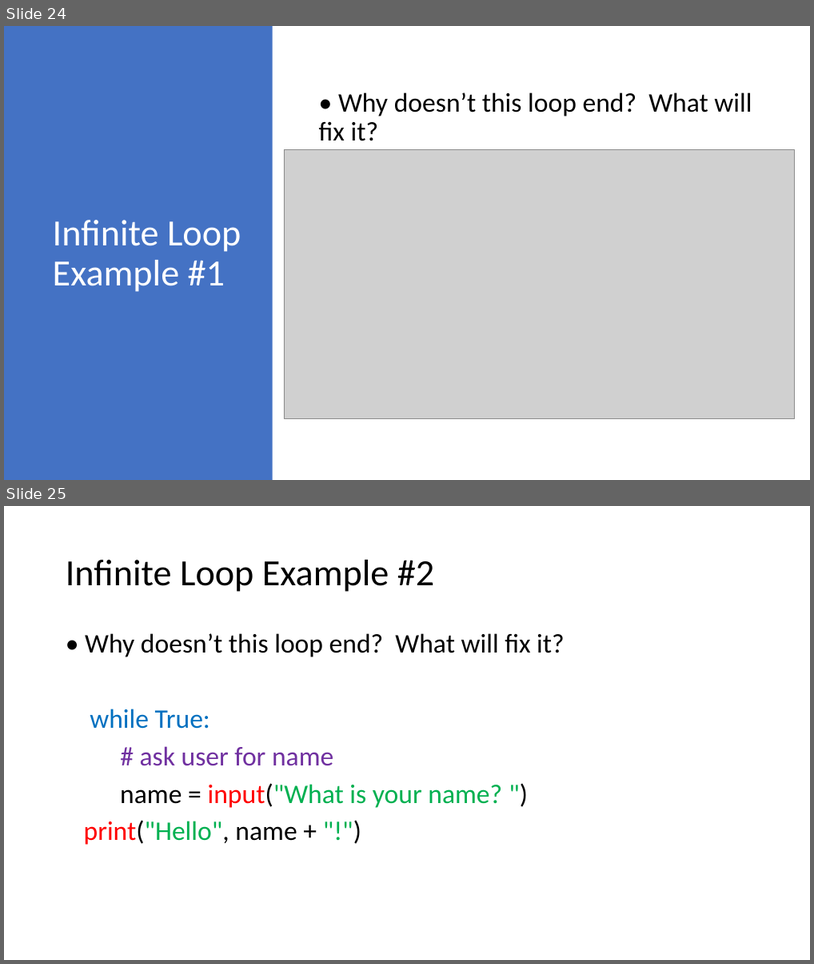
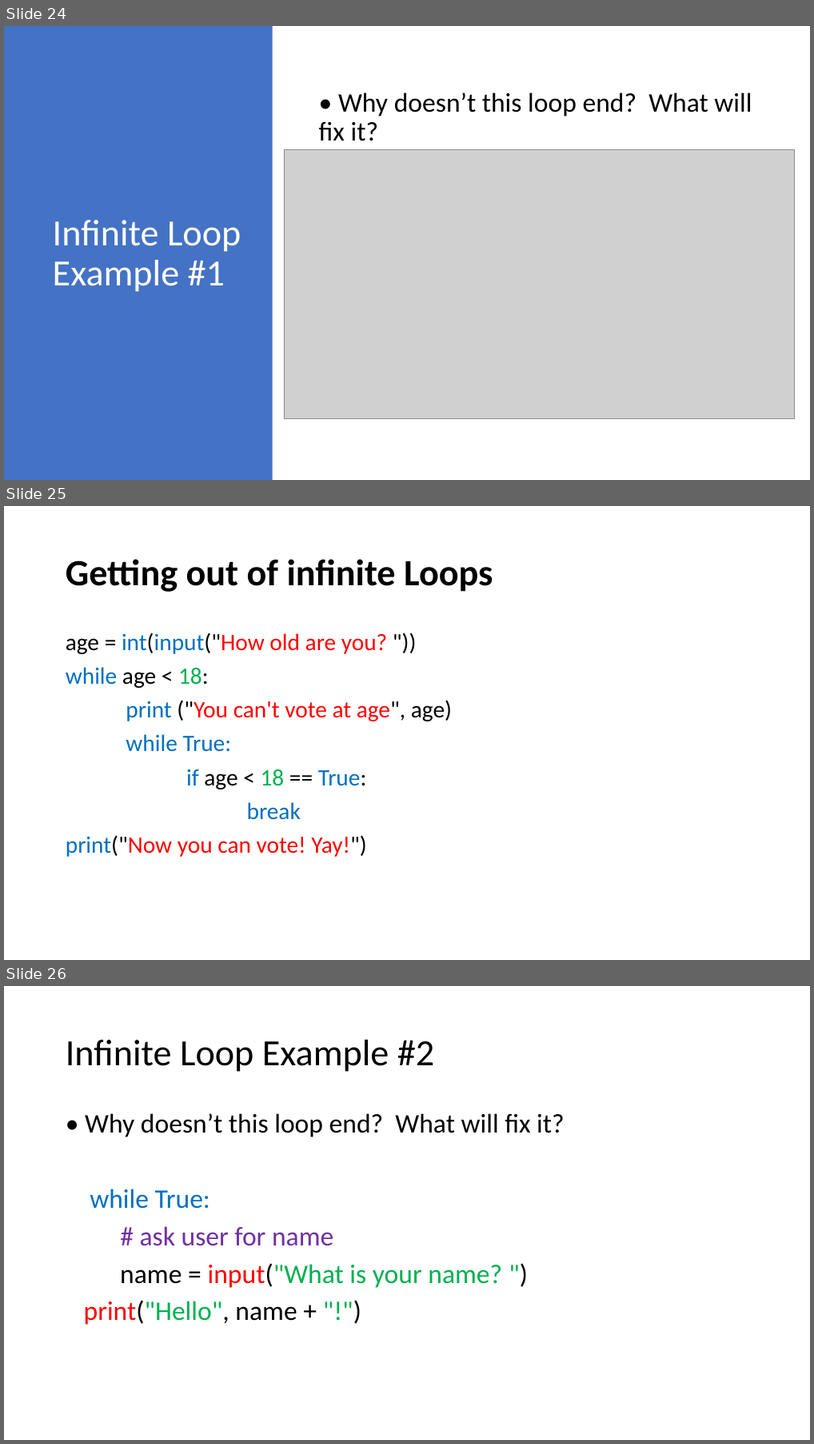
Before and after one commit to HKohin/Python-for-Upward-Bound-Program, a slide deck: PYTHON_7_While Loops.pptx. Shown one above the other, each under a label of ours: slides 24 and 25 before the commit, slides 24, 25 and 26 after it. The pictures are 814x964 and 814x1444 pixels, drawn with LibreOffice and Linux fonts; fonts in the diff are those of the drawing; grey boxes stand for pictures. Boxes give left, top, right and bottom in pixels: in the first picture for what was removed or moved away, otherwise in the second. Text is boxed around its words. In the diff, an @@ line names an element or a change of style, - is before the commit and + after.

```diff
--- a/PYTHON_7_While Loops.pptx
+++ b/PYTHON_7_While Loops.pptx
@@ slide 25 added at <box>4,506,810,960</box>, background #FFFFFF @@
@@ title added at <box>66,559,493,592</box>, 44 pt, text #000000, bold @@
+Getting out of infinite Loops
@@ text added at <box>66,632,452,856</box>, 28 pt, text #FF0000 @@
+age = int(input("How old are you? "))
+while age < 18:
+print ("You can't vote at age", age)
+while True:
+if age < 18 == True:
+break
+print("Now you can vote! Yay!")
@@ what was slide 25 is now slide 26 @@
```
Also in this commit, not shown: 6 slides changed, 2 slides removed.
